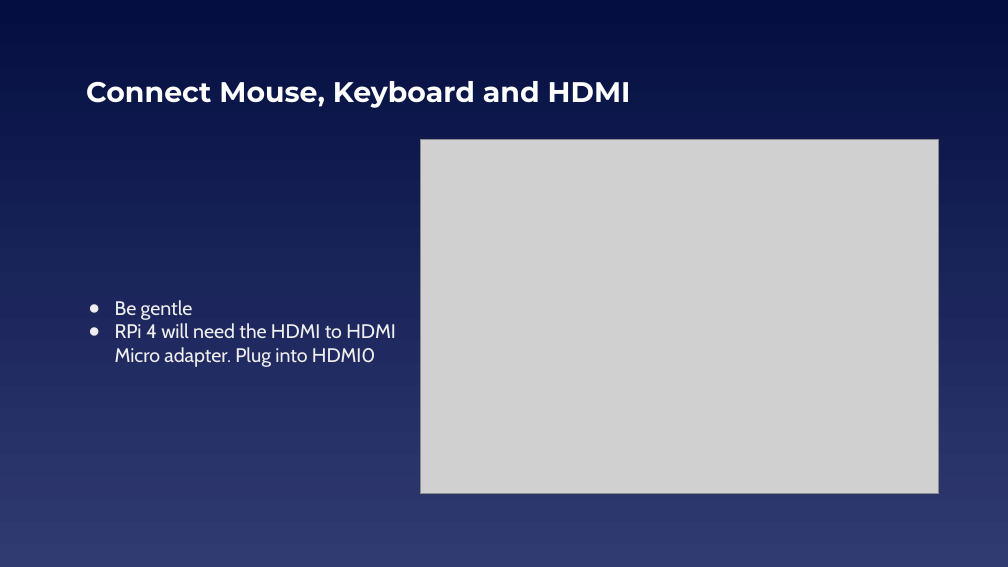
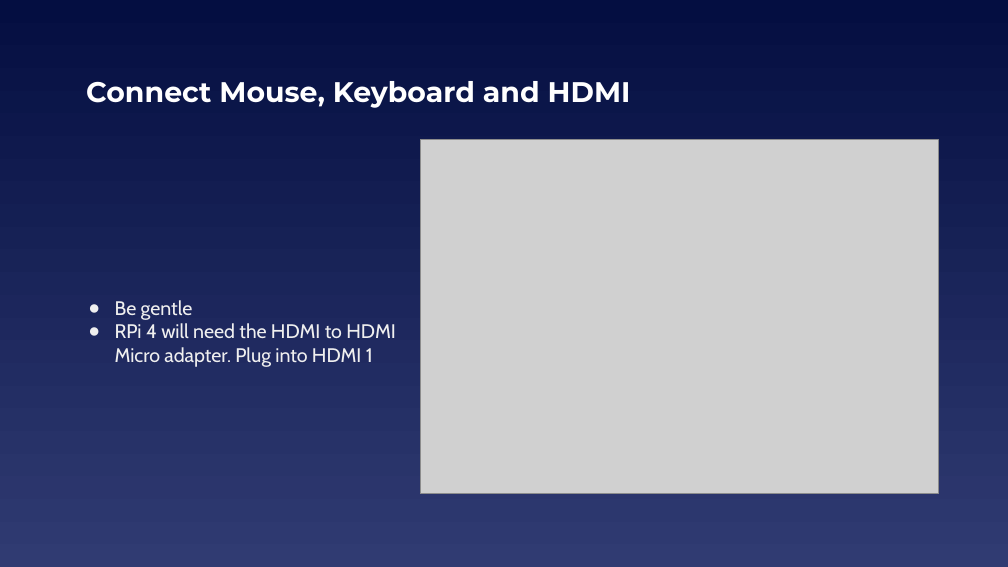
Before and after one commit to EELabMan/Raspberry-Pi-Intro, a slide deck: slide 10 of Raspberry Pi Intro.pptx. Drawn at 1008x567 pixels with LibreOffice and Linux fonts; fonts in the diff are those of the drawing; grey boxes stand for pictures. Boxes give left, top, right and bottom in pixels: in the first picture for what was removed or moved away, otherwise in the second. Text is boxed around its words. In the diff, an @@ line names an element or a change of style, - is before the commit and + after.

```diff
--- a/Raspberry Pi Intro.pptx
+++ b/Raspberry Pi Intro.pptx
@@ text at <box>115,323,395,367</box>: text changed @@
-● RPi 4 will need the HDMI to HDMI Micro adapter. Plug into HDMI0
+● RPi 4 will need the HDMI to HDMI Micro adapter. Plug into HDMI 1
```
